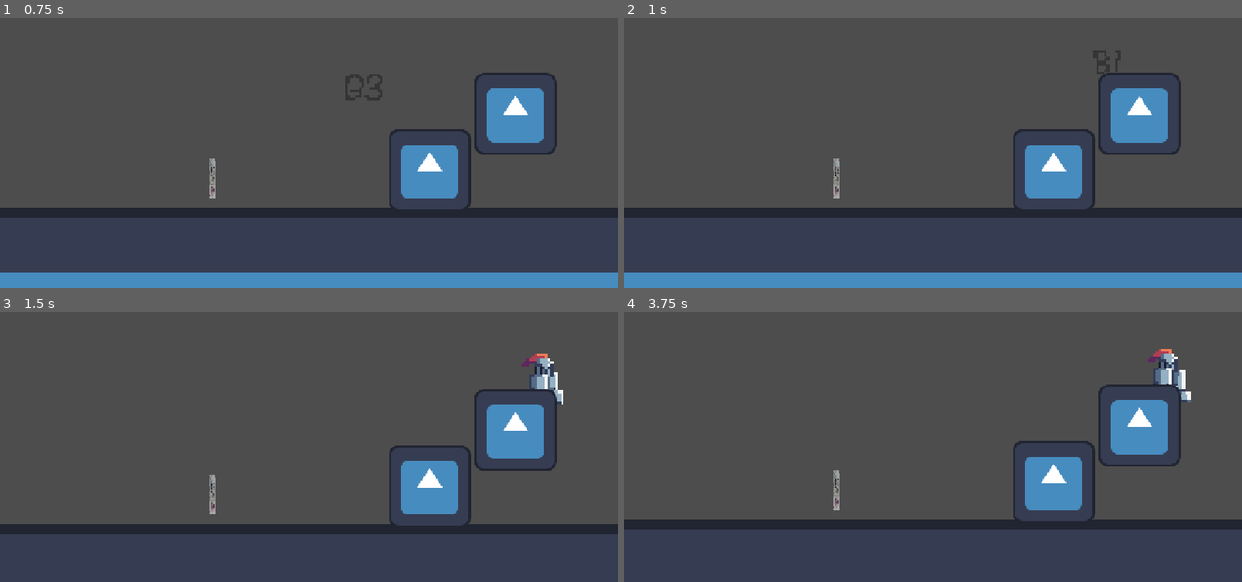
Above: before the commit, frames 1-4 (two rows, left to right).
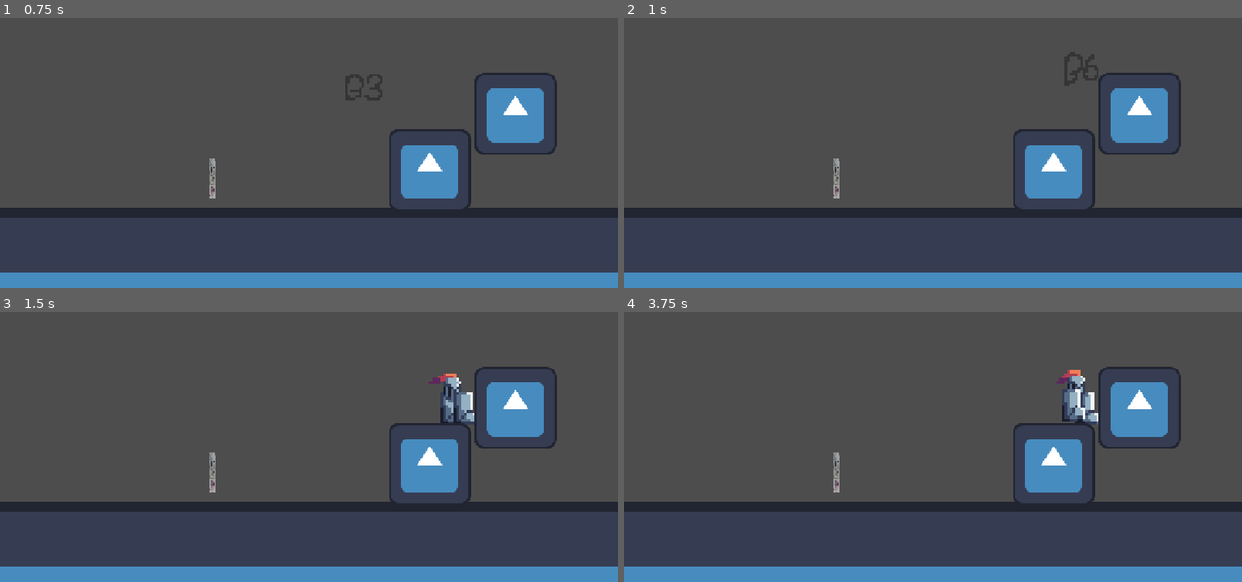
Above: after the commit, the same moments.

Repository: Nukkao/haven-2026
Game: Godot game, scene res://scenes/game.tscn
The game is run twice, just before and just after one commit, with the same random seed, the same clock (stepped at 60 frames per second) and the same inputs. The engine's default icon, where the game draws it, is replaced by a stand-in: a white triangle on a blue panel in a dark square.
Inputs:
- Up to frame 1 (0.75 s): tap Enter (ui_accept) at 0.5 s; hold Right (ui_right) from 0.53 s (still down)
- Up to frame 2 (1 s): keep holding Right (ui_right); tap Enter (ui_accept) at 0.77 s
- Up to frame 3 (1.5 s): keep holding Right (ui_right)
- Up to frame 4 (3.75 s): tap Enter (ui_accept) at 1.52, 3.02 s; release Right (ui_right) at 2.03 s; hold Left (ui_left) 2.03-2.78 s; hold Right (ui_right) from 2.78 s (still down)

Frame 1 is identical in both runs. In frame 2, less than 0.1% of the frame differs, in the area x 33-90%, y 21-71%; in frame 3, 18%, in the area x 0-100%, y 15-100%; in frame 4, 18%.

Commit message:
changed jimmy names

Diff:
--- a/scenes/game.tscn
+++ b/scenes/game.tscn
@@ -37,7 +37,7 @@
 distance = -96.0
 
 [sub_resource type="RectangleShape2D" id="RectangleShape2D_yl3u6"]
-size = Vector2(20, 10.958906)
+size = Vector2(18.750004, 18.75)
 
 [node name="Game" type="Node2D" unique_id=805192047]
 
@@ -67,37 +67,41 @@
 scale = Vector2(3.5625002, 1)
 texture = ExtResource("3_lnu2h")
 
-[node name="StaticBody2D" type="StaticBody2D" parent="." unique_id=3563345]
+[node name="topbox" type="StaticBody2D" parent="." unique_id=3563345]
 position = Vector2(77, -35)
 scale = Vector2(1.6, 1.6)
 
-[node name="CollisionShape2D" type="CollisionShape2D" parent="StaticBody2D" unique_id=461421537]
+[node name="CollisionShape2D" type="CollisionShape2D" parent="topbox" unique_id=461421537]
+position = Vector2(0, 1.9073486e-06)
+scale = Vector2(0.9999997, 0.9999997)
 shape = SubResource("RectangleShape2D_yl3u6")
 
-[node name="Sprite2D" type="Sprite2D" parent="StaticBody2D" unique_id=1381601486]
+[node name="Sprite2D" type="Sprite2D" parent="topbox" unique_id=1381601486]
 scale = Vector2(0.15, 0.15)
 texture = ExtResource("3_lnu2h")
 
-[node name="StaticBody2D2" type="StaticBody2D" parent="." unique_id=1926251261]
+[node name="botbox" type="StaticBody2D" parent="." unique_id=1926251261]
 position = Vector2(45, -13.999999)
 scale = Vector2(1.6, 1.6)
 
-[node name="CollisionShape2D" type="CollisionShape2D" parent="StaticBody2D2" unique_id=48966486]
+[node name="CollisionShape2D" type="CollisionShape2D" parent="botbox" unique_id=48966486]
+position = Vector2(0, 1.9073486e-06)
+scale = Vector2(0.99999994, 0.99999994)
 shape = SubResource("RectangleShape2D_yl3u6")
 
-[node name="Sprite2D" type="Sprite2D" parent="StaticBody2D2" unique_id=1166071859]
+[node name="Sprite2D" type="Sprite2D" parent="botbox" unique_id=1166071859]
 scale = Vector2(0.15, 0.15)
 texture = ExtResource("3_lnu2h")
 
-[node name="Area2D" type="Area2D" parent="." unique_id=108489005]
+[node name="spike" type="Area2D" parent="." unique_id=108489005]
 position = Vector2(-36, -10.999997)
 rotation = -1.5707964
 scale = Vector2(0.11, 0.03)
 
-[node name="CollisionShape2D" type="CollisionShape2D" parent="Area2D" unique_id=1904869820]
+[node name="CollisionShape2D" type="CollisionShape2D" parent="spike" unique_id=1904869820]
 scale = Vector2(6.6666665, 6.6666665)
 shape = SubResource("RectangleShape2D_yl3u6")
 
-[node name="Sprite2D" type="Sprite2D" parent="Area2D" unique_id=716993379]
+[node name="Sprite2D" type="Sprite2D" parent="spike" unique_id=716993379]
 scale = Vector2(0.21, 0.21)
 texture = ExtResource("3_lbhrr")
